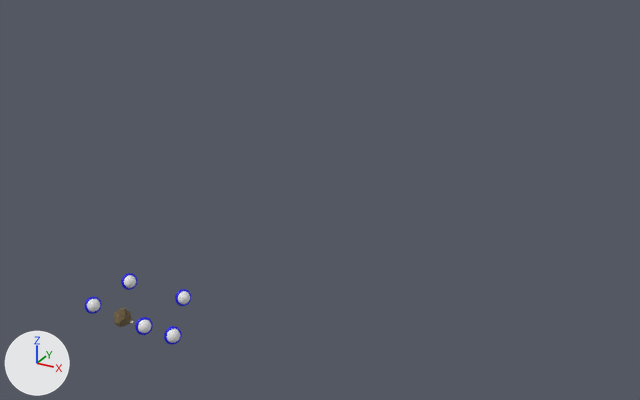
The Blender file blender/world.blend: old version first, new version second.
Before and after are seen from a camera (50 mm lens) standing at (390.0, -437.0, 354.0) and looking at (-79.0, 416.0, -72.0). Arrows for +X, +Y and +Z are at lower left; the lights stay in place.

Script lines for the objects in view, before the commit:
```python
ob_plannet = bpy.data.objects.new('Plannet', None)
ob_plannet.location = (-1.0, 49.7, 0.7)
ob_plannet.rotation_euler = (0.882, 0.432, 0.68)  # degrees (51, 25, 39)
ob_plannet.instance_type = 'COLLECTION'
ob_plannet.instance_collection = col_plannet
ob_plannet_001 = bpy.data.objects.new('Plannet.001', None)
ob_plannet_001.location = (25.8, 1.2, 0.7)
ob_plannet_001.rotation_euler = (0.882, 0.432, 0.68)  # degrees (51, 25, 39)
ob_plannet_001.instance_type = 'COLLECTION'
ob_plannet_001.instance_collection = col_plannet_001
ob_plannet_002 = bpy.data.objects.new('Plannet.002', None)
ob_plannet_002.location = (-1.0, 1.2, 0.7)
ob_plannet_002.rotation_euler = (0.882, 0.432, 0.68)  # degrees (51, 25, 39)
ob_plannet_002.instance_type = 'COLLECTION'
ob_plannet_002.instance_collection = col_plannet_002
ob_plannet_003 = bpy.data.objects.new('Plannet.003', None)
ob_plannet_003.location = (-55.7, 49.7, 0.7)
ob_plannet_003.rotation_euler = (0.882, 0.432, 0.68)  # degrees (51, 25, 39)
ob_plannet_003.instance_type = 'COLLECTION'
ob_plannet_003.instance_collection = col_plannet_003
```
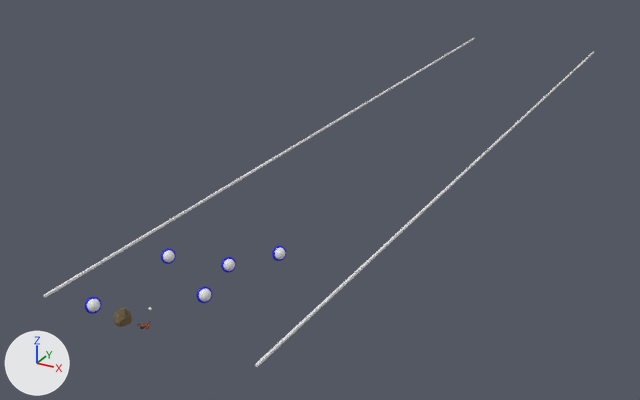
Commit message: Spawn spaceship from blender

Changed parts and their boxes (x1, y1, x2, y2) in the pictures (640 x 400 px):
```json
{"object": "Cube.001", "change": "added", "after": [43, 38, 594, 367]}
{"object": "Plannet.002", "change": "moved", "before": [135, 317, 153, 335], "after": [196, 286, 212, 303]}
{"object": "Plannet.001", "change": "moved", "before": [164, 326, 182, 345], "after": [272, 246, 286, 261]}
{"object": "Plannet", "change": "moved", "before": [175, 289, 191, 306], "after": [221, 257, 236, 273]}
{"object": "Plannet.003", "change": "moved", "before": [121, 273, 137, 290], "after": [161, 248, 176, 264]}
{"object": "Spaceship", "change": "added", "after": [138, 321, 151, 329]}
```

Edits to the scene script, one JSON object a line:
```json
{"op": "add", "block": "img_atlas_png", "code": ["img_atlas_png = load_image('Atlas.png', '_unpacked/Atlas.png', 512, 512, 'sRGB')"]}
{"op": "add", "block": "mat_atlas_001", "code": ["mat_atlas_001 = principled_material('Atlas.001')", "mat_atlas_001.texture = img_atlas_png", "mat_atlas_001.metallic = 0.4", "mat_atlas_001.roughness = 1.0"]}
{"op": "add", "block": "me_spaceship_raetheredpanda", "code": ["me_spaceship_raetheredpanda = bpy.data.meshes.new('Spaceship_RaeTheRedPanda')", "me_spaceship_raetheredpanda.from_pydata(...)  # 2251 vertices, 1614 faces; spans x -0.0497..0.0497, y -0.0704..0.0412, z -0.0041..0.0194", "me_spaceship_raetheredpanda.materials.append(mat_atlas_001)  # picture img_atlas_png"]}
{"op": "add", "block": "me_cube", "code": ["me_cube = bpy.data.meshes.new('Cube')", "me_cube.from_pydata(...)  # 28 vertices, 26 faces; spans x 99.0..101.0, y -1.0..1000.0, z -1.0..1.0"]}
{"op": "add", "block": "col_spaceship", "code": ["col_spaceship = bpy.data.collections.new('Spaceship')", "col_spaceship.objects.link(ob_spaceship_mesh)"]}
{"op": "set", "path": "ob_plannet.location", "old": "(-1.0, 49.7, 0.7)", "new": "(-1.0, 113.4, 0.7)"}
{"op": "set", "path": "ob_plannet_001.location", "old": "(25.8, 1.2, 0.7)", "new": "(25.8, 152.1, 0.7)"}
{"op": "set", "path": "ob_plannet_002.location", "old": "(-1.0, 1.2, 0.7)", "new": "(11.1, 61.4, 0.7)"}
{"op": "set", "path": "ob_plannet_003.location", "old": "(-55.7, 49.7, 0.7)", "new": "(-55.7, 101.3, 0.7)"}
{"op": "add", "block": "ob_spaceship", "code": ["ob_spaceship = bpy.data.objects.new('Spaceship', None)", "ob_spaceship.location = (0.0, 1.0, 1.0)", "ob_spaceship.instance_type = 'COLLECTION'", "ob_spaceship.instance_collection = col_spaceship"]}
{"op": "add", "block": "ob_spaceship_mesh", "code": ["ob_spaceship_mesh = bpy.data.objects.new('Spaceship-mesh', me_spaceship_raetheredpanda)", "ob_spaceship_mesh.location = (0.0, 0.0, 0.0)", "ob_spaceship_mesh.rotation_euler = (0.0, 0.0, -3.142)  # degrees (0, 0, -180)", "ob_spaceship_mesh.scale = (100.0, 100.0, 100.0)"]}
{"op": "add", "block": "ob_cube_001", "code": ["ob_cube_001 = bpy.data.objects.new('Cube.001', me_cube)", "ob_cube_001.location = (0.0, 0.0, 0.0)", "_m = ob_cube_001.modifiers.new('Mirror', 'MIRROR')"]}
```
